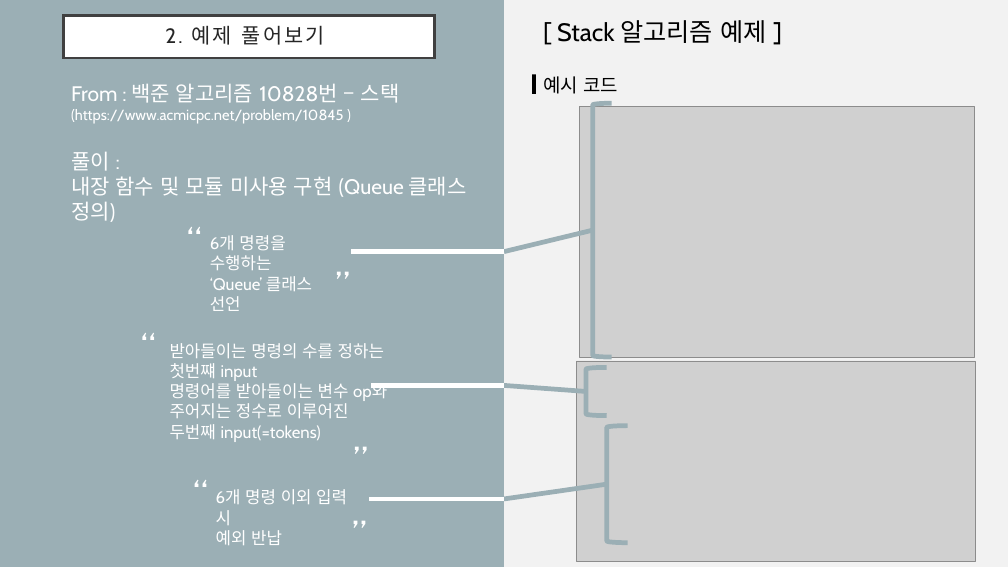
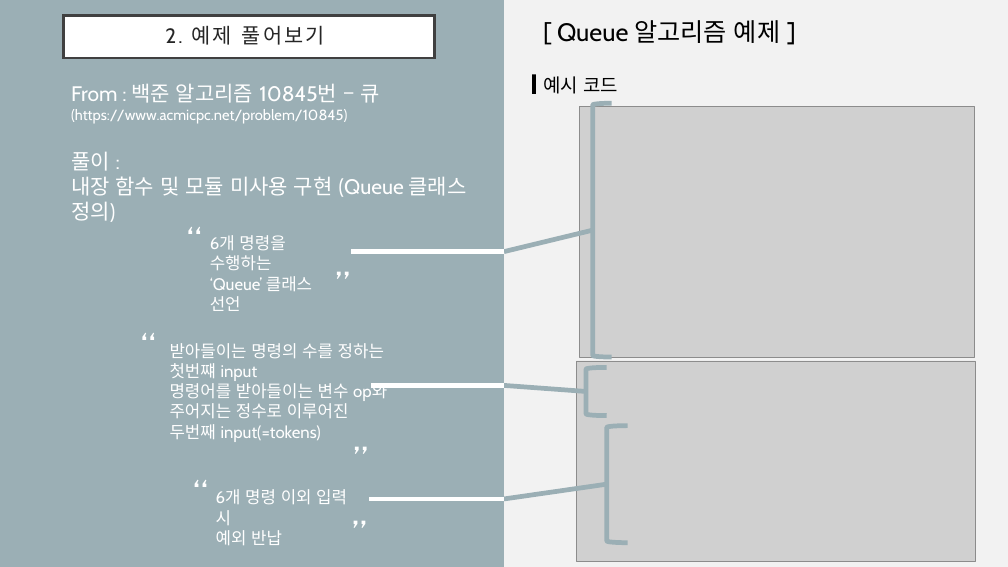
Before and after one commit to drhee0919/Rhee, a slide deck: slide 26 of 1. Stack & Queue.pptx. Drawn at 1008x567 pixels with LibreOffice and Linux fonts; fonts in the diff are those of the drawing; grey boxes stand for pictures. Boxes give left, top, right and bottom in pixels: in the first picture for what was removed or moved away, otherwise in the second. Text is boxed around its words. In the diff, an @@ line names an element or a change of style, - is before the commit and + after.

```diff
--- a/1. Stack & Queue.pptx
+++ b/1. Stack & Queue.pptx
@@ text at <box>557,20,780,43</box>: text changed @@
-[ Stack 알고리즘 예제 ]
+[ Queue 알고리즘 예제 ]
@@ text at <box>71,84,379,124</box>: text changed @@
-From : 백준 알고리즘 10828번 – 스택
-(https://www.acmicpc.net/problem/10845 )
+From : 백준 알고리즘 10845번 – 큐
+(https://www.acmicpc.net/problem/10845)
```
Also in this commit, not shown: 2 other slides changed, 6 slides added, 2 other files.
